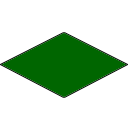
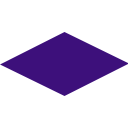
Layered file, before and after one edit (128×128). Changes by layer:
added layer "Rectangle 1" above "Forme 1" over [0, 32, 128, 96]
hid "Forme 1" over [0, 32, 128, 98]
